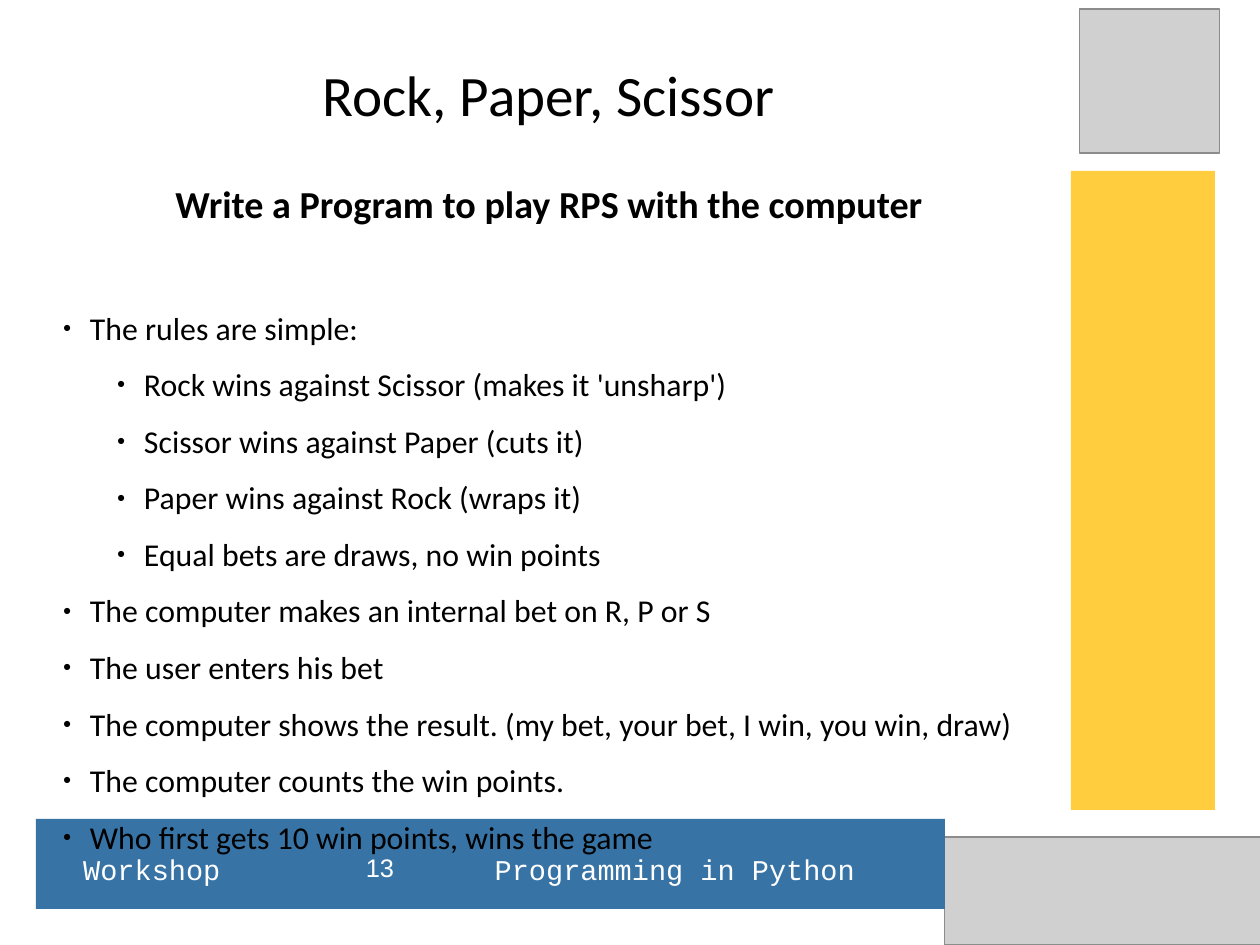
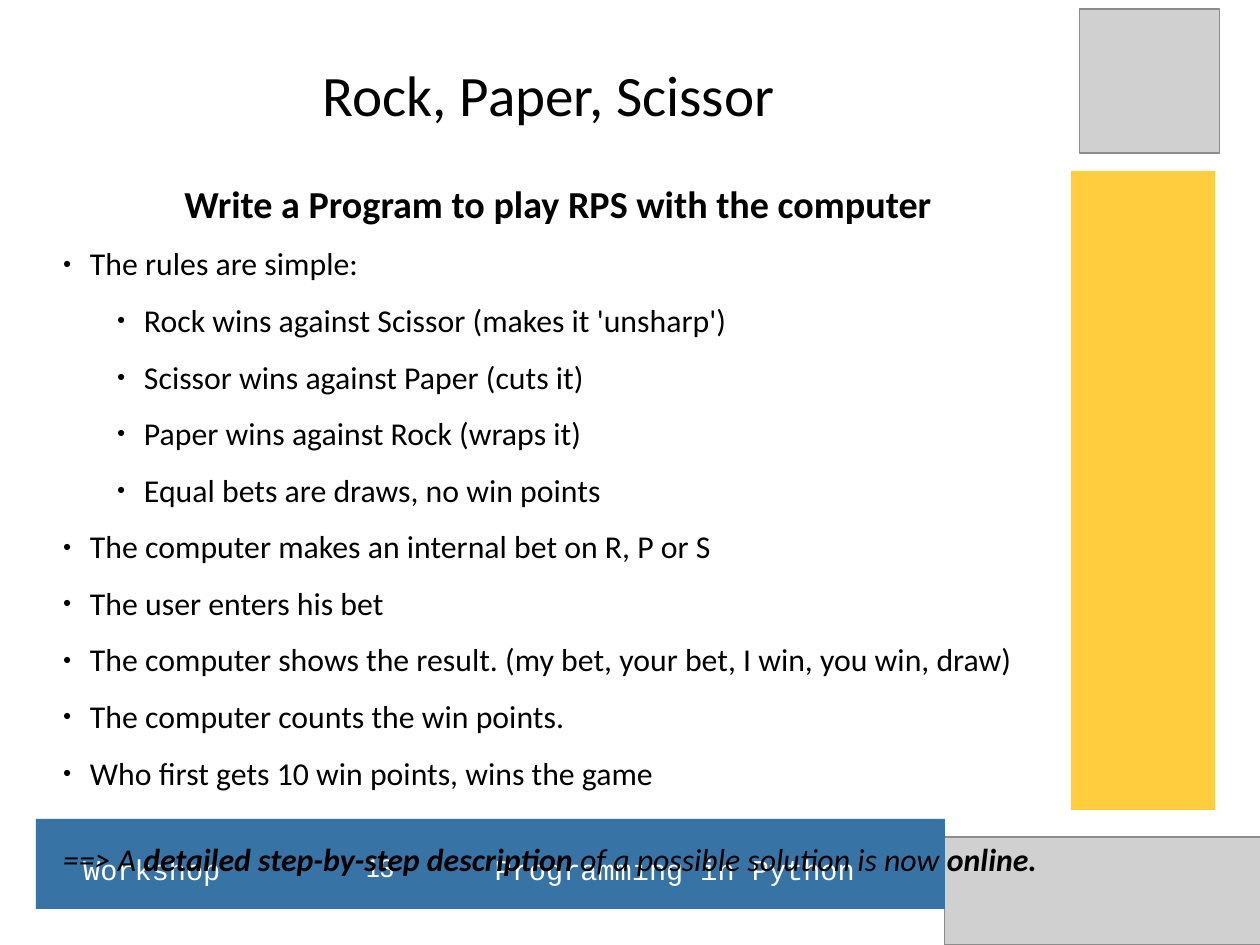
Before and after one commit to hans-boden/pyws-fablab-lisbon, a slide deck: slide 13 of resources/python_ws_2016Q1.odp. Drawn at 1260x945 pixels with LibreOffice and Linux fonts; fonts in the diff are those of the drawing; grey boxes stand for pictures. Boxes give left, top, right and bottom in pixels: in the first picture for what was removed or moved away, otherwise in the second. Text is boxed around its words. In the diff, an @@ line names an element or a change of style, - is before the commit and + after.

```diff
--- a/resources/python_ws_2016Q1.odp
+++ b/resources/python_ws_2016Q1.odp
@@ subtitle at (x1=118, y1=848, x2=1037, y2=879): paragraph added @@
+==> A detailed step-by-step description of a possible solution is now online.
```
Also in this commit, not shown: 4 slides added, 10 other files.
